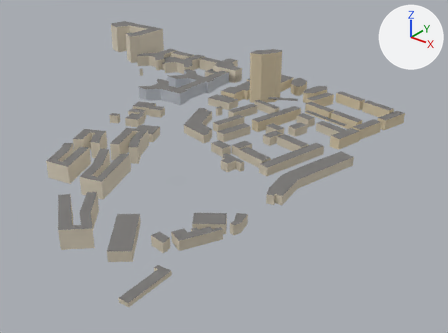
The glTF model gibraltar/data/build/tiles/T_W2_N2/buildings.glb as it was, and as the next commit left it.
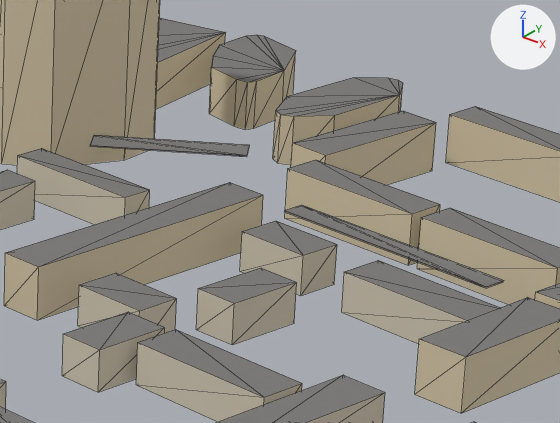
There are two pictures of each version: one whole from a 50 mm lens placed at (774.0, -237.0, 286.0), pointed at (349.0, 294.0, -43.0), one close up on the part from 56% to 80% of the width and 21% to 46% of the height. Every picture has the same lights, and +X, +Y and +Z are marked at upper right. The first two pictures are the older version. The close-ups show mesh edges as thin lines. Vertices at exactly the same position are counted once.

Objects in the first close-up: 'T_W2_N2_buildings'.
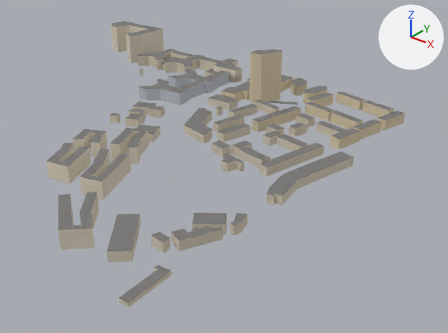
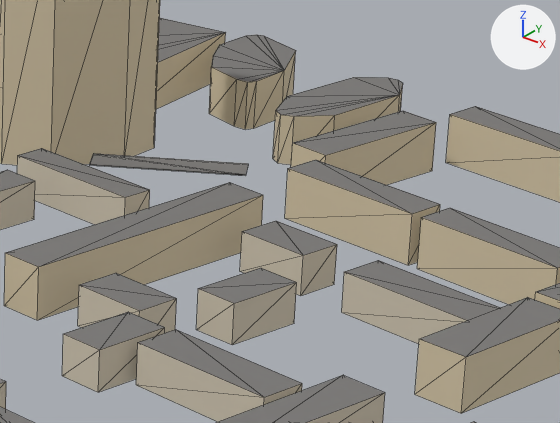
The change, as JSON lines over the scene's bpy script:
```json
{"block": "me_t_w2_n2_buildings", "where": "# used by ob_t_w2_n2_buildings; location = (0.0, 0.0, 0.0)"}
{"block": "me_t_w2_n2_buildings", "where": "# verts and faces of me_t_w2_n2_buildings; kept vertices keep their numbers, new ones are numbered from 947"}
{"block": "me_t_w2_n2_buildings", "where": "# before: 931 (332.0, 411.0, 10.0) at pixel (93, 135), 932 (332.0, 411.0, 10.0) at pixel (93, 134), 933 (336.0, 404.0, 10.0) at pixel (89, 146), 934 (336.0, 404.0, 10.0) at pixel (89, 145), 935 (366.0, 429.0, 10.0) at pixel (249, 145)"}
{"block": "me_t_w2_n2_buildings", "where": "# before: 936 (366.0, 429.0, 10.0) at pixel (249, 144), 937 (370.0, 422.0, 10.0) at pixel (246, 156), 938 (370.0, 422.0, 10.0) at pixel (246, 155)"}
{"op": "remove", "block": "me_t_w2_n2_buildings", "code": "me_t_w2_n2_buildings.from_pydata(...)  # 947 vertices, 1347 faces; spans x -41.0..510.0, y 0.0..500.0, z 0.0..67.0"}
{"op": "add", "block": "me_t_w2_n2_buildings", "code": "me_t_w2_n2_buildings.from_pydata(...)  # 939 vertices, 1343 faces; spans x -41.0..510.0, y 0.0..500.0, z 0.0..67.0"}
{"block": "me_t_w2_n2_buildings", "change": "me_t_w2_n2_buildings part 1: the loose piece of 4 vertices spanning x 398.0..460.0, y 382.0..401.0, z 10.0 is deleted"}
{"block": "me_t_w2_n2_buildings", "change": "me_t_w2_n2_buildings part 2: the loose piece of 4 vertices spanning x 398.0..460.0, y 382.0..401.0, z 10.0 is deleted"}
{"block": "me_t_w2_n2_buildings", "change": "me_t_w2_n2_buildings part 3"}
{"op": "add", "block": "me_t_w2_n2_buildings", "code": "for i in [*range(931, 939)]: verts[i] += (0.0, 0.0, -5.0)"}
```

What differs and where, as boxes (x1, y1, x2, y2) in the close-ups (560 x 423 px; the box of a moved part takes in the faces that stretch with it):
```json
{"part": 1, "of": "me_t_w2_n2_buildings", "change": "deleted", "before": [284, 211, 503, 288]}
{"part": 2, "of": "me_t_w2_n2_buildings", "change": "deleted", "before": [284, 205, 504, 287]}
{"part": 3, "of": "me_t_w2_n2_buildings", "change": "moved or reshaped", "before": [90, 135, 249, 157], "after": [90, 153, 248, 176]}
```
